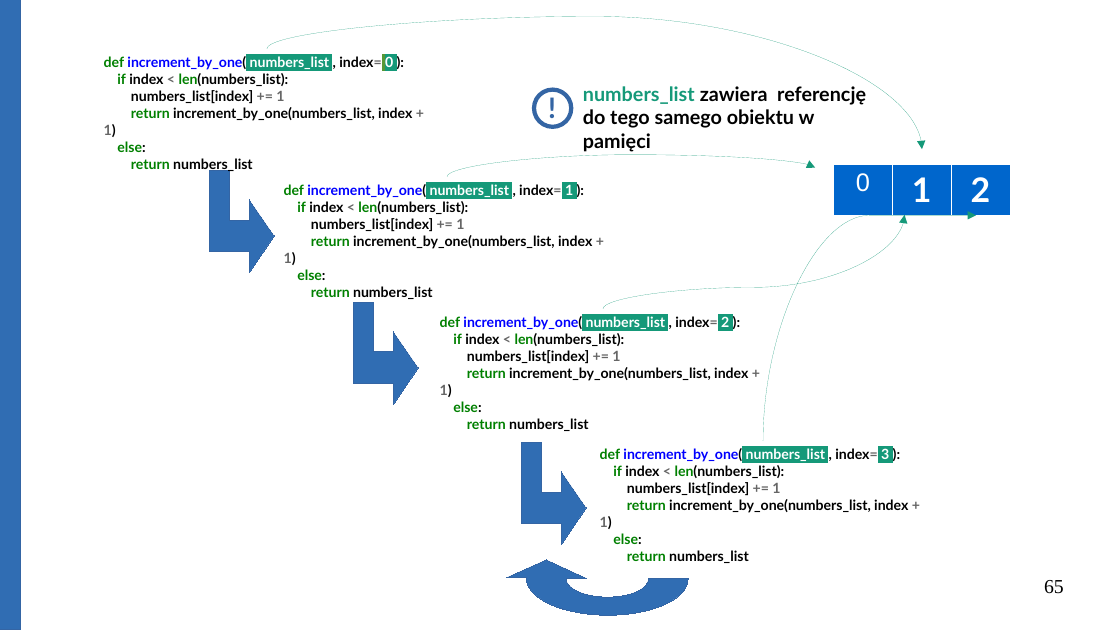
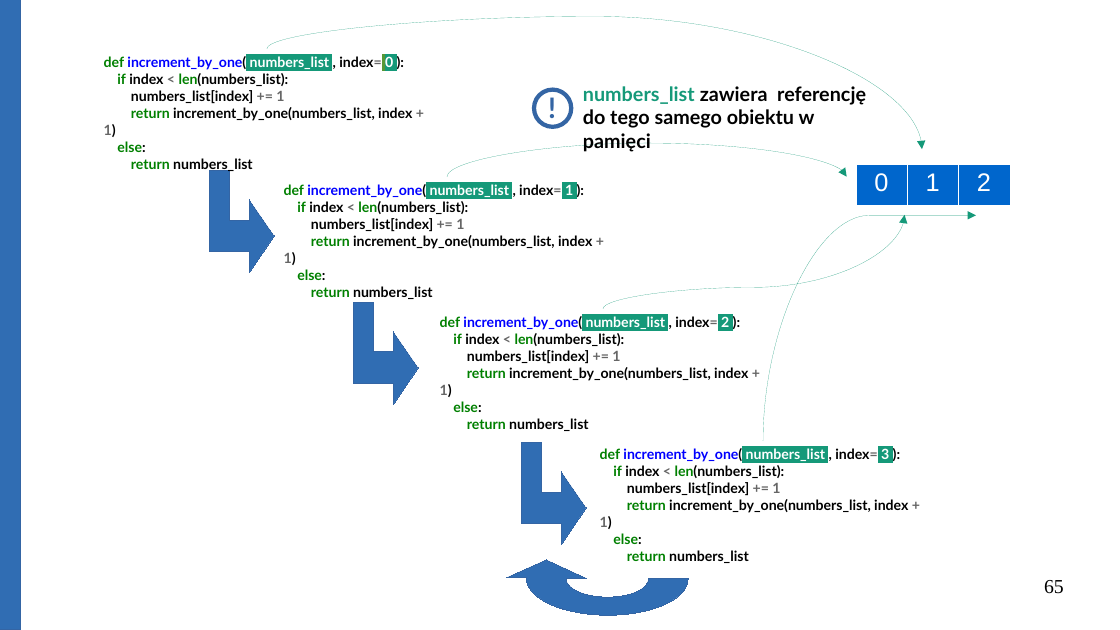
Before and after one commit to Michael-Wisniewski/algorithmic-workshop, a slide deck: slide 65 of gotowa.odp. Drawn at 1120x630 pixels with LibreOffice and Linux fonts; fonts in the diff are those of the drawing. Boxes give left, top, right and bottom in pixels: in the first picture for what was removed or moved away, otherwise in the second. Text is boxed around its words. In the diff, an @@ line names an element or a change of style, - is before the commit and + after.

Commit message:
Update presentation.

```diff
--- a/gotowa.odp
+++ b/gotowa.odp
@@ curved arrow moved from (447, 177) - (815, 168) to (447, 177) - (847, 177) @@
@@ table at (856, 164, 1010, 204) @@
@@ size 24 to 18 pt, font Lato to Arial, bold off in "1", "2" @@
@@ table: place and size @@
-table at (833, 164, 1010, 206)
+table at (856, 164, 1010, 204)
```
Also in this commit, not shown: 4 other slides changed, 1 slide added, 1 slide removed, 1 other file.
